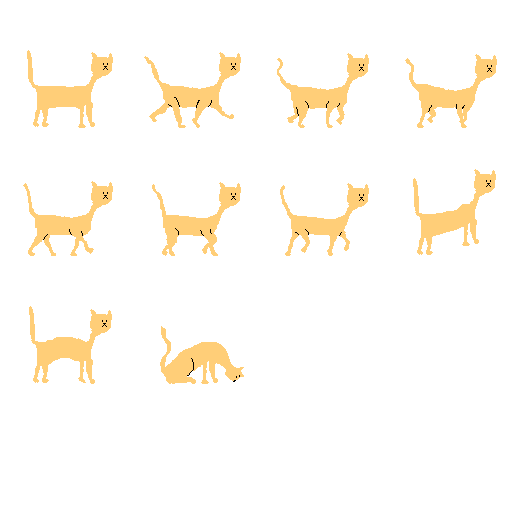
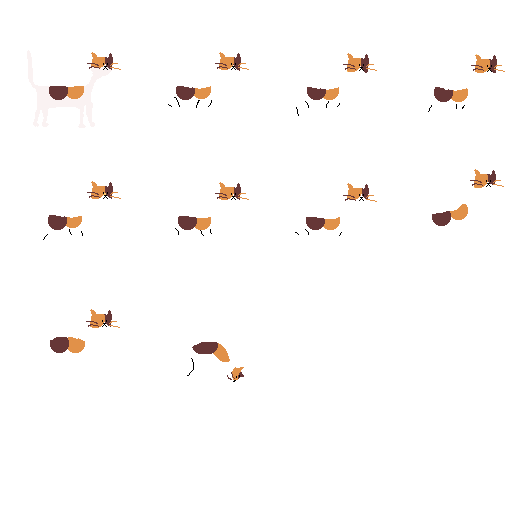
Revision of a layered w=512, h=512 image; what changed, layer by layer:
added layer "Ebene #1" above "Hintergrund" over (86, 63, 505, 380)
painted on "Hintergrund" over (23, 50, 497, 384)
